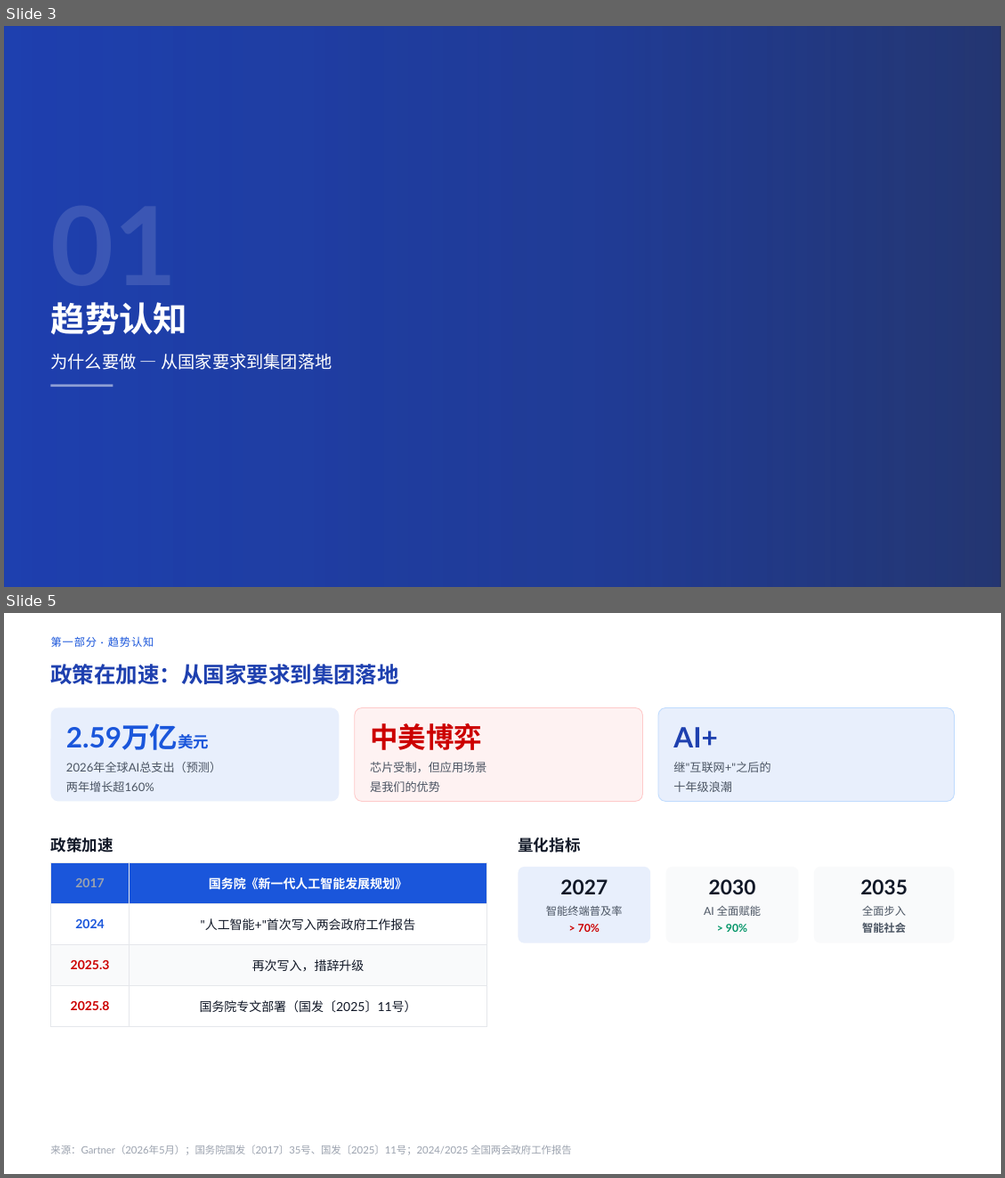
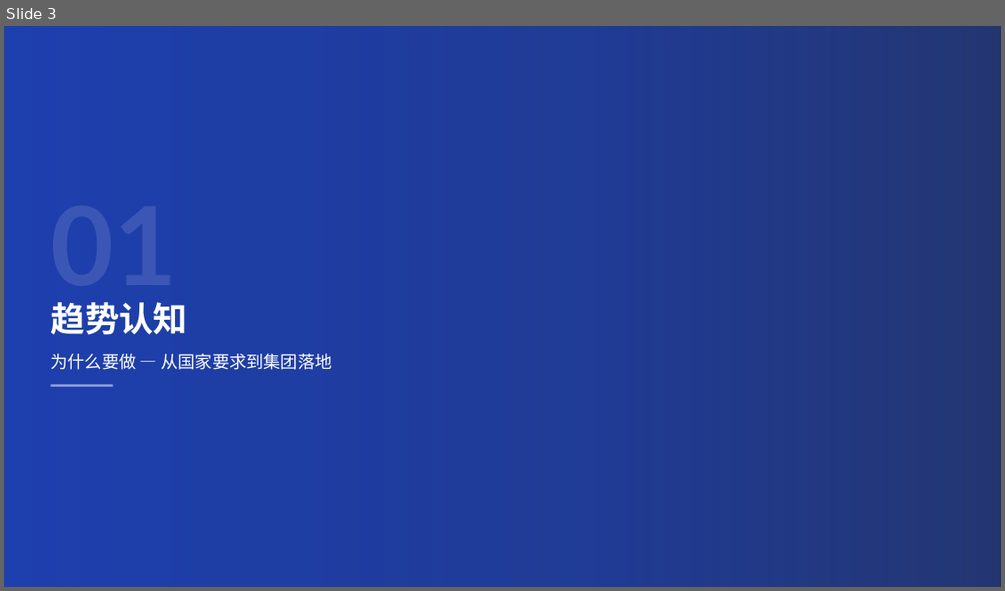
Before and after one commit to forestrain-git/AI-Report, a slide deck: outputs/AI时代：我们的选择与行动.pptx. Shown one above the other, each under a label of ours: slides 3 and 5 before the commit, slide 3 after it; the slides between them are not shown. The pictures are 1005x1178 and 1005x591 pixels, drawn with LibreOffice and Linux fonts; fonts in the diff are those of the drawing; background and template pictures are left out; a plain dark background stands for a picture behind light text. Boxes give left, top, right and bottom in pixels: in the first picture for what was removed or moved away, otherwise in the second. Text is boxed around its words. In the diff, an @@ line names an element or a change of style, - is before the commit and + after.

Commit message:
pptx: sync current state before source text repositioning

```diff
--- a/outputs/AI时代：我们的选择与行动.pptx
+++ b/outputs/AI时代：我们的选择与行动.pptx
@@ slide 5 removed at box(4, 613, 1001, 1174), background #FFFFFF @@
@@ text removed at box(51, 636, 154, 647) @@
-第一部分 · 趋势认知
@@ text removed at box(50, 664, 398, 685) @@
-政策在加速：从国家要求到集团落地
@@ rounded rectangle removed at box(50, 707, 339, 802) @@
@@ rounded rectangle removed at box(355, 707, 642, 802) @@
@@ rounded rectangle removed at box(658, 707, 955, 802) @@
@@ text removed at box(66, 723, 178, 750) @@
-2.59万亿美元
@@ text removed at box(370, 723, 482, 750) @@
-中美博弈
@@ text removed at box(673, 727, 717, 747) @@
-AI+
@@ text removed at box(66, 762, 221, 792) @@
-2026年全球AI总支出（预测）
-两年增长超160%
@@ text removed at box(370, 762, 486, 792) @@
-芯片受制，但应用场景
-是我们的优势
@@ text removed at box(673, 762, 770, 792) @@
-继"互联网+"之后的
-十年级浪潮
@@ text removed at box(51, 837, 113, 852) @@
-政策加速
@@ text removed at box(518, 837, 580, 852) @@
-量化指标
@@ table removed at box(50, 862, 486, 1026), 4 rows, 2 columns @@
-2017 | 国务院《新一代人工智能发展规划》
-2024 | "人工智能+"首次写入两会政府工作报告
-2025.3 | 再次写入，措辞升级
-2025.8 | 国务院专文部署（国发〔2025〕11号）
@@ rounded rectangle removed at box(518, 867, 650, 942) @@
@@ text removed at box(560, 879, 607, 894) @@
-2027
@@ rounded rectangle removed at box(666, 867, 799, 942) @@
@@ text removed at box(709, 879, 756, 894) @@
-2030
@@ rounded rectangle removed at box(814, 867, 954, 942) @@
@@ text removed at box(860, 879, 907, 894) @@
-2035
@@ text removed at box(546, 906, 623, 932) @@
-智能终端普及率
-> 70%
@@ text removed at box(704, 906, 760, 932) @@
-AI 全面赋能
-> 90%
@@ text removed at box(862, 906, 906, 933) @@
-全面步入
-智能社会
@@ text removed at box(50, 1144, 571, 1155) @@
-来源：Gartner（2026年5月）；国务院国发〔2017〕35号、国发〔2025〕11号；2024/2025 全国两会政府工作报告
```
Also in this commit, not shown: 2 slides changed.
